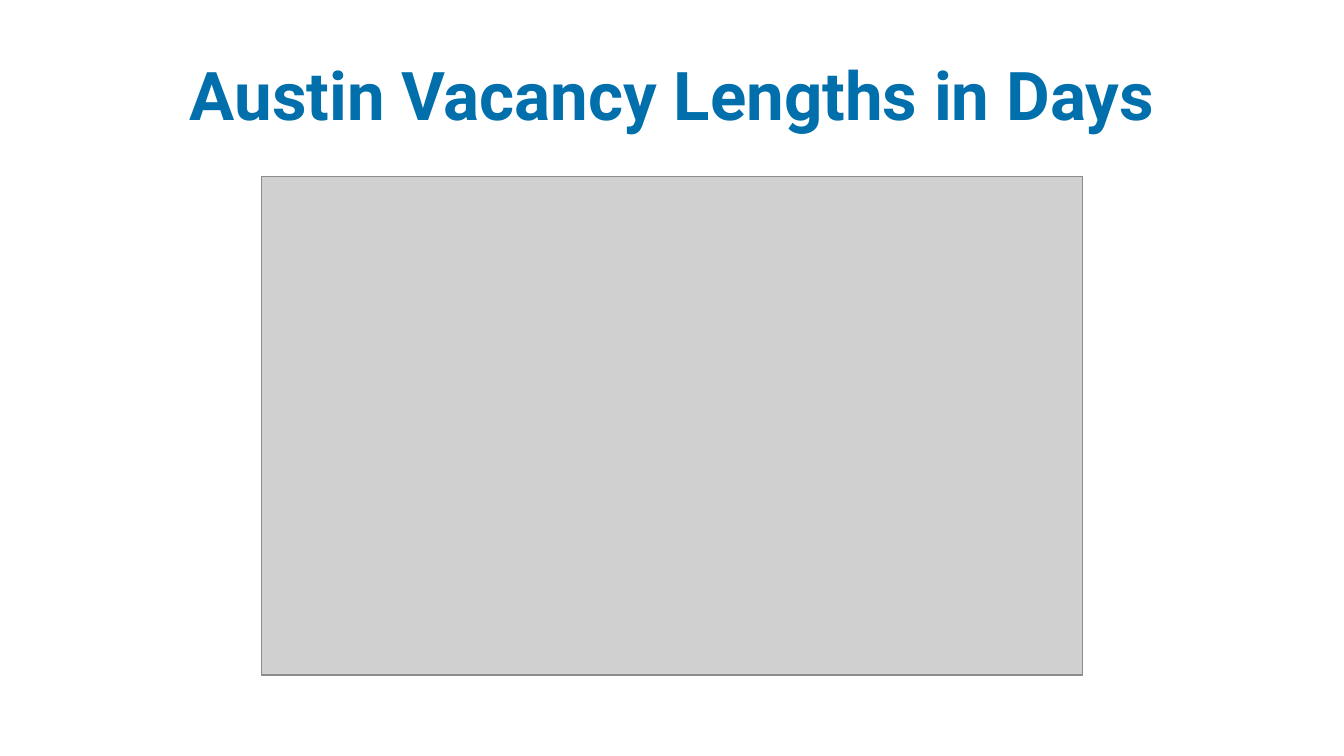
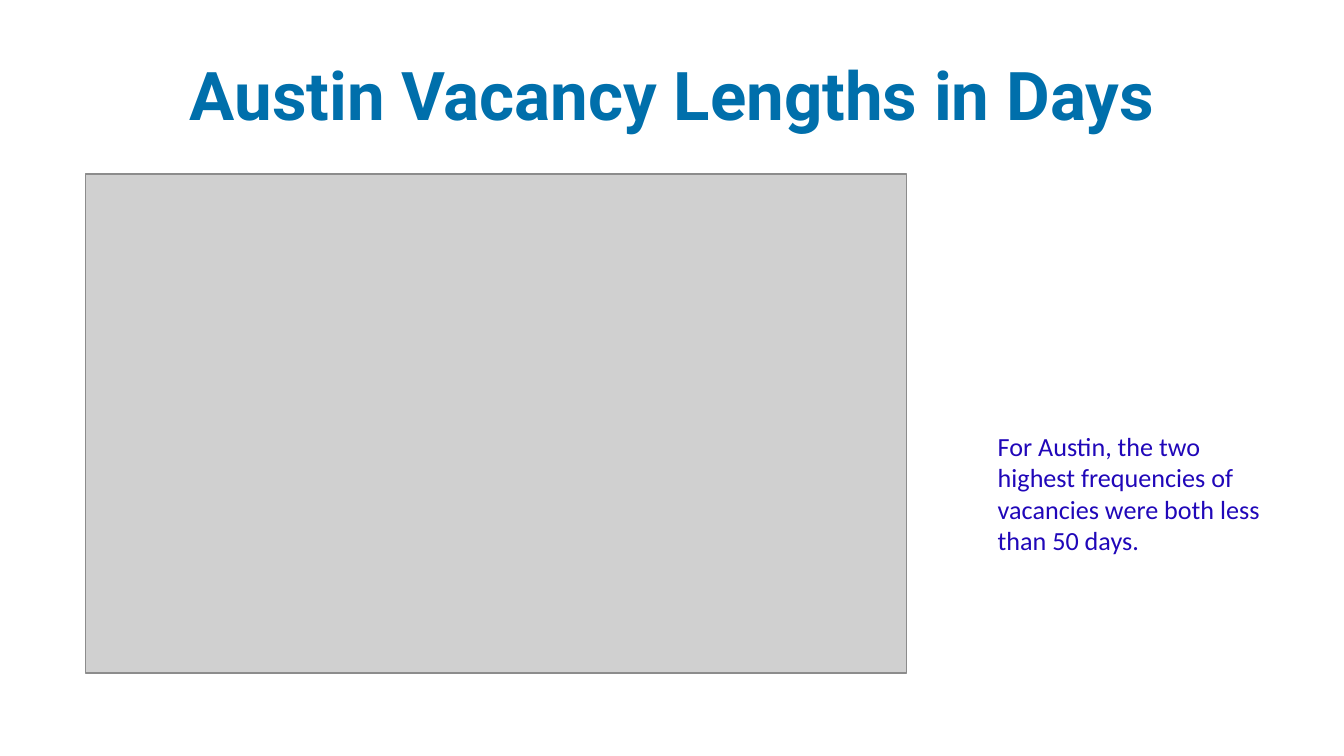
Before and after one commit to idea-analytics/Staffing_Trends_Performance_Vacancies, a slide deck: slide 8 of graphs/Staffing_Part1_23-24_preliminary_report.pptx. Drawn at 1344x756 pixels with LibreOffice and Linux fonts; fonts in the diff are those of the drawing; grey boxes stand for pictures; background and template pictures are left out. Boxes give left, top, right and bottom in pixels: in the first picture for what was removed or moved away, otherwise in the second. Text is boxed around its words. In the diff, an @@ line names an element or a change of style, - is before the commit and + after.

```diff
--- a/graphs/Staffing_Part1_23-24_preliminary_report.pptx
+++ b/graphs/Staffing_Part1_23-24_preliminary_report.pptx
@@ picture: place and size @@
-picture at box(261, 176, 1082, 675)
+picture at box(86, 175, 907, 673)
@@ text added at box(998, 438, 1259, 555), 14 pt, text #2007B9 @@
+For Austin, the two highest frequencies of vacancies were both less than 50 days.
```
Also in this commit, not shown: 7 other slides changed, 5 slides added, 3 other files.
